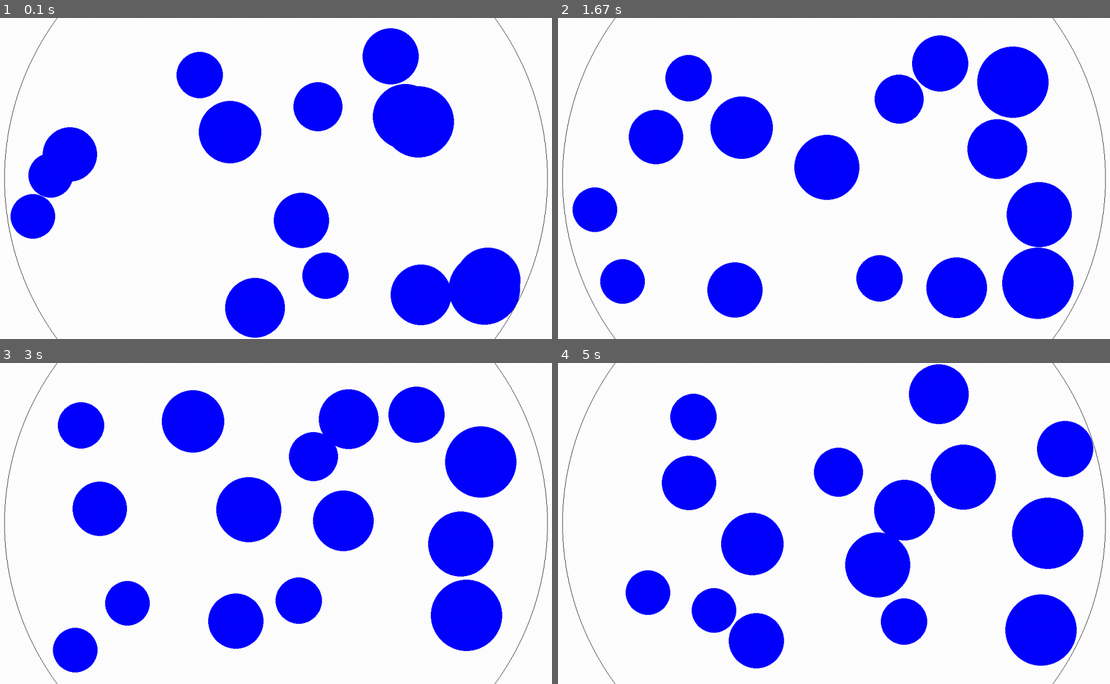
Above: before the commit, frames 1-4 (two rows, left to right).
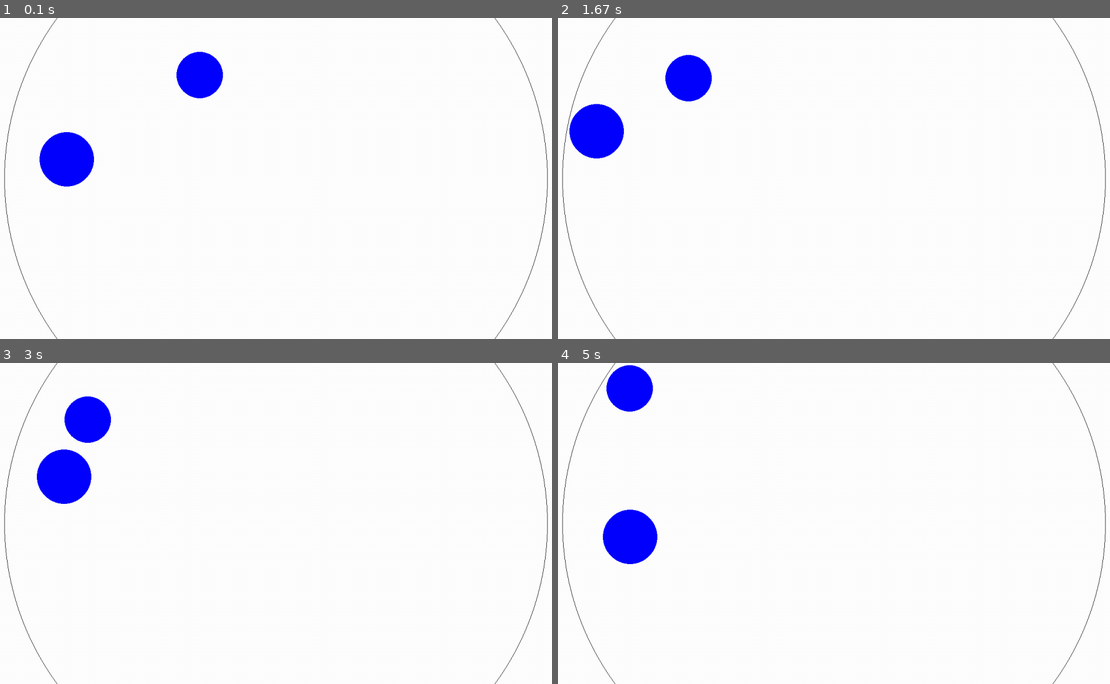
Above: after the commit, the same moments.

Repository: Archanciel/Learning_Pygame
Game: pygame game, started from bouncing_ball_imperfect_collide/my_pygame_physics_circle_bounce.py
Same seed, same stepped clock (60 frames per second), same inputs: the game is played once before the commit and once after it.
Inputs (mouse positions are in pixels of both pictures, inside the frame that each line leads up to):
- Up to frame 1 (0.1 s): no input
- Up to frame 2 (1.67 s): press the mouse at (834, 200) at 0.37 s; move the mouse to (767, 191) at 0.47 s; release the mouse at (696, 181) at 0.6 s
- Up to frame 3 (3 s): no input
- Up to frame 4 (5 s): no input

The runs differ from the first frame. In frame 1, 17% of the frame differs, in the area x 1-95%, y 3-100%; in frame 2, 23%; in frame 3, 23%; in frame 4, 25%, in the area x 8-98%, y 0-96%.

Commit message:
renaming + os specifics

Diff:
--- a/bouncing_ball_imperfect_collide/my_pygame_physics_circle_bounce.py
+++ b/bouncing_ball_imperfect_collide/my_pygame_physics_circle_bounce.py
@@ -1,6 +1,7 @@
 import pygame
 import random
 import math
+import os
 
 background_colour = (255,255,255)
 (width, height) = (0, 0)
@@ -19,16 +20,16 @@
 
 def findParticle(particles, x, y):
     for p in particles:
-        if math.hypot(p.x-x, p.y-y) <= p.size:
+        if math.hypot(p.centerX - x, p.centerY - y) <= p.radius:
             return p
     return None
 
 def collide(p1, p2):
-    dx = p1.x - p2.x
-    dy = p1.y - p2.y
+    dx = p1.centerX - p2.centerX
+    dy = p1.centerY - p2.centerY
 
     dist = math.hypot(dx, dy)
-    if dist < p1.size + p2.size:
+    if dist < p1.radius + p2.radius:
         tangent = math.atan2(dy, dx)
         angle = 0.5 * math.pi + tangent
 
@@ -40,39 +41,39 @@
         (p1.angle, p1.speed) = (angle1, speed1)
         (p2.angle, p2.speed) = (angle2, speed2)
 
-        p1.x += math.sin(angle)
-        p1.y -= math.cos(angle)
-        p2.x -= math.sin(angle)
-        p2.y += math.cos(angle)
+        p1.centerX += math.sin(angle)
+        p1.centerY -= math.cos(angle)
+        p2.centerX -= math.sin(angle)
+        p2.centerY += math.cos(angle)
 
 class Particle():
 
-    def __init__(self, x, y, size, boundary_circle_x, boundary_circle_y, boundary_circle_r):
-        self.boundary_circle_x = boundary_circle_x
-        self.boundary_circle_y = boundary_circle_y
-        self.boundary_circle_r = boundary_circle_r
+    def __init__(self, centerX, centerY, radius, boundaryCircleCenterX, boundaryCircleCenterY, boundaryCircleRadius):
+        self.boundaryCircleCenterX = boundaryCircleCenterX
+        self.boundaryCircleCenterY = boundaryCircleCenterY
+        self.boundaryCircleRadius = boundaryCircleRadius
 
-        self.x = x
-        self.y = y
-        self.size = size
+        self.centerX = centerX
+        self.centerY = centerY
+        self.radius = radius
         self.colour = (0, 0, 255)
         self.thickness = 0
         self.speed = 0
         self.angle = 0
 
     def display(self):
-        pygame.draw.circle(screen, self.colour, (int(self.x), int(self.y)), self.size, self.thickness)
+        pygame.draw.circle(screen, self.colour, (int(self.centerX), int(self.centerY)), self.radius, self.thickness)
 
     def move(self):
         #(self.angle, self.speed) = addVectors((self.angle, self.speed), gravity)
-        self.x += math.sin(self.angle) * self.speed
-        self.y -= math.cos(self.angle) * self.speed
+        self.centerX += math.sin(self.angle) * self.speed
+        self.centerY -= math.cos(self.angle) * self.speed
         self.speed *= drag
 
     def bounce(self):
-        dx = self.boundary_circle_x - self.x
-        dy = self.boundary_circle_y - self.y
-        overlap = math.hypot(dx, dy) - (self.boundary_circle_r - self.size)
+        dx = self.boundaryCircleCenterX - self.centerX
+        dy = self.boundaryCircleCenterY - self.centerY
+        overlap = math.hypot(dx, dy) - (self.boundaryCircleRadius - self.radius)
 
         if overlap >= 0:
             tangent = math.atan2(dy, dx)
@@ -80,45 +81,50 @@
             self.speed *= elasticity
 
             angle = 0.5 * math.pi + tangent
-            self.x += math.sin(angle)*overlap
-            self.y -= math.cos(angle)*overlap
+            self.centerX += math.sin(angle) * overlap
+            self.centerY -= math.cos(angle) * overlap
 
-        if self.x > width - self.size:
-            self.x = 2*(width - self.size) - self.x
+        if self.centerX > width - self.radius:
+            self.centerX = 2 * (width - self.radius) - self.centerX
             self.angle = - self.angle
             self.speed *= elasticity
 
-        elif self.x < self.size:
-            self.x = 2*self.size - self.x
+        elif self.centerX < self.radius:
+            self.centerX = 2 * self.radius - self.centerX
             self.angle = - self.angle
             self.speed *= elasticity
 
-        if self.y > height - self.size:
-            self.y = 2*(height - self.size) - self.y
+        if self.centerY > height - self.radius:
+            self.centerY = 2 * (height - self.radius) - self.centerY
             self.angle = math.pi - self.angle
             self.speed *= elasticity
 
-        elif self.y < self.size:
-            self.y = 2*self.size - self.y
+        elif self.centerY < self.radius:
+            self.centerY = 2 * self.radius - self.centerY
             self.angle = math.pi - self.angle
             self.speed *= elasticity
 
+if os.name == 'posix':
+    screen = pygame.display.set_mode((width, height), pygame.FULLSCREEN)
+else:
+    WINDOWS_LOCATION = '100,25'
+    os.environ['SDL_VIDEO_WINDOW_POS'] = WINDOWS_LOCATION
+    screen = pygame.display.set_mode((800, 800))
 
-screen = pygame.display.set_mode((width, height), pygame.FULLSCREEN)
 width, height = screen.get_size()
 pygame.display.set_caption('Tutorial 8')
-boundary_circle_x = width / 2
-boundary_circle_y = height / 2
-boundary_circle_r = width / 2.1
-number_of_particles = 15
+boundaryCircleCenterX = width / 2
+boundaryCircleCenterY = height / 2
+boundaryCircleRadius = width / 2.1
+number_of_particles = 2
 my_particles = []
 
 for n in range(number_of_particles):
-    size = random.randint(50, 80)
-    x = random.randint(size, width-size)
-    y = random.randint(size, height-size)
+    radius = random.randint(50, 80)
+    centerX = random.randint(radius, width - radius)
+    centerY = random.randint(radius, height - radius)
 
-    particle = Particle(x, y, size, boundary_circle_x, boundary_circle_y, boundary_circle_r)
+    particle = Particle(centerX, centerY, radius, boundaryCircleCenterX, boundaryCircleCenterY, boundaryCircleRadius)
     particle.speed = random.random()
     particle.angle = random.uniform(0, math.pi*2)
 
@@ -139,13 +145,16 @@
 
     if selected_particle:
         (mouseX, mouseY) = pygame.mouse.get_pos()
-        dx = mouseX - selected_particle.x
-        dy = mouseY - selected_particle.y
+        dx = mouseX - selected_particle.centerX
+        dy = mouseY - selected_particle.centerY
         selected_particle.angle = 0.5*math.pi + math.atan2(dy, dx)
         selected_particle.speed = math.hypot(dx, dy) * 0.1
 
     screen.fill(background_colour)
-    pygame.draw.circle(screen, (0,0,0), (boundary_circle_x, boundary_circle_y), boundary_circle_r, 1)
+    if os.name == 'posix':
+        pygame.draw.circle(screen, (0,0,0), (boundaryCircleCenterX, boundaryCircleCenterY), boundaryCircleRadius, 1)
+    else:
+        pygame.draw.circle(screen, (0, 0, 0), (int(round(boundaryCircleCenterX)), int(round(boundaryCircleCenterY))), int(round(boundaryCircleRadius)), 1)
 
     for i, particle in enumerate(my_particles):
         particle.move()
